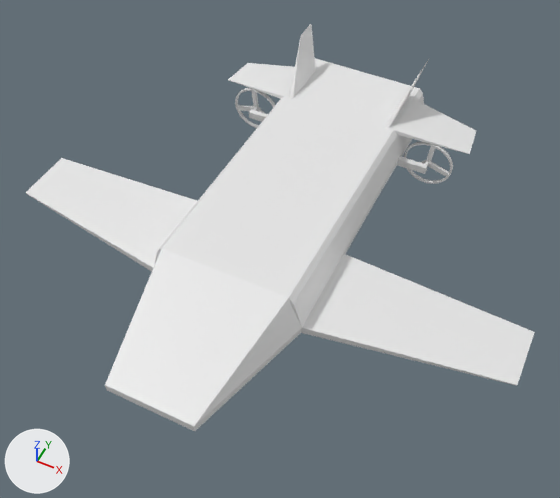
One commit to the Blender file submarine.blend: the scene before it, then after it.
Camera for both pictures: a 50 mm camera at (3.87, -7.11, 9.41) aimed at (0.38, -0.12, 0.67). Arrows for +X, +Y and +Z are at lower left; the lights stay in place.
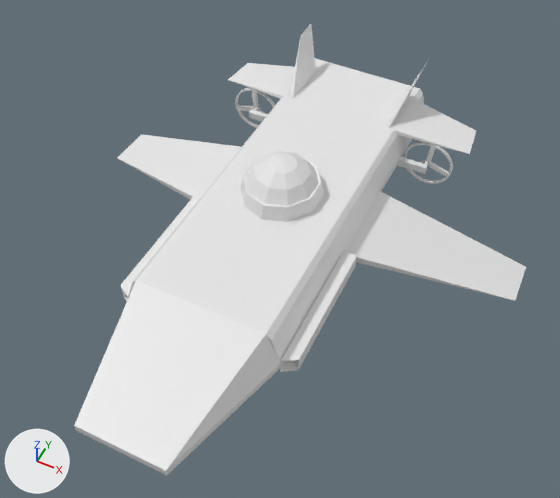
The change, as a list of edits to the scene's bpy script:
```text
Change me_cube_002:
    used by ob_cube; location = (0.08, -2.28, 0.49)
    remove me_cube_002.from_pydata(...)  # 372 vertices, 372 faces; spans x 0.0..4.14, y -1.0..6.18, z -0.29..1.41
    add me_cube_002.from_pydata(...)  # 472 vertices, 456 faces, 4 loose edges; spans x 0.0..3.73, y -1.66..6.18, z -0.63..1.41
    me_cube_002 part 1: a new loose piece of 85 vertices spanning x 0.0..0.61, y 2.14..3.49, z 0.7..1.32
    me_cube_002 part 2
    4 vertices are removed from x 4.12..4.14, y 1.59..2.55, z -0.08..-0.05
    38 faces are deleted
    16 vertices in x 0.0..1.22, y -1.0..1.0, z -0.19..0.71 move by (0.0, -0.66, 0.0)
    4 vertices move from x 1.6..1.65, y 5.03, z 0.11..0.18 to x 1.57..1.62, y 5.04, z 0.1..0.18
    19 vertices are added at x 1.19..3.73, y 0.33..4.25, z -0.63..0.27
    4 loose edges are added
    47 new faces join them
```

Location of each change, [x1, y1, x2, y2] in pixels of the pictures (560 x 498 px; the box of a moved part takes in the faces that stretch with it):
'Cube', reshaped (11% narrower, 11% taller)
    before: [26, 24, 535, 431]
    after: [74, 24, 526, 475]
part 1 of me_cube_002, added
    after: [240, 151, 324, 222]
part 2 of me_cube_002, moved or reshaped
    before: [26, 107, 535, 431]
    after: [74, 108, 526, 475]
